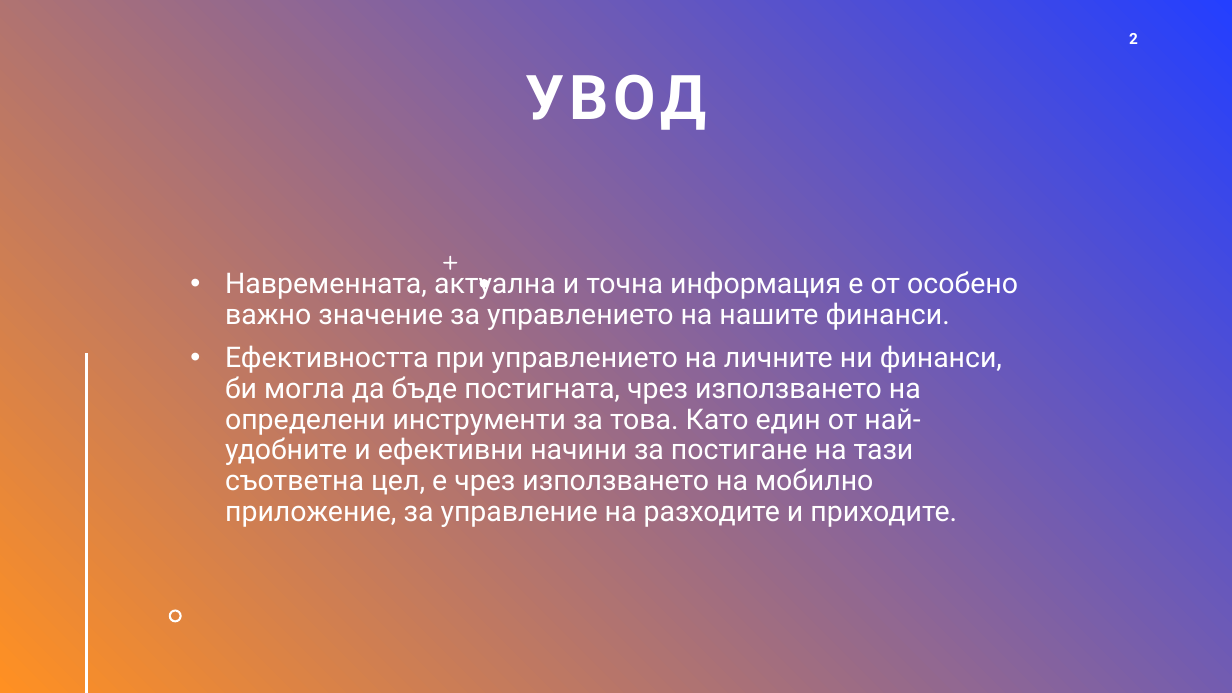
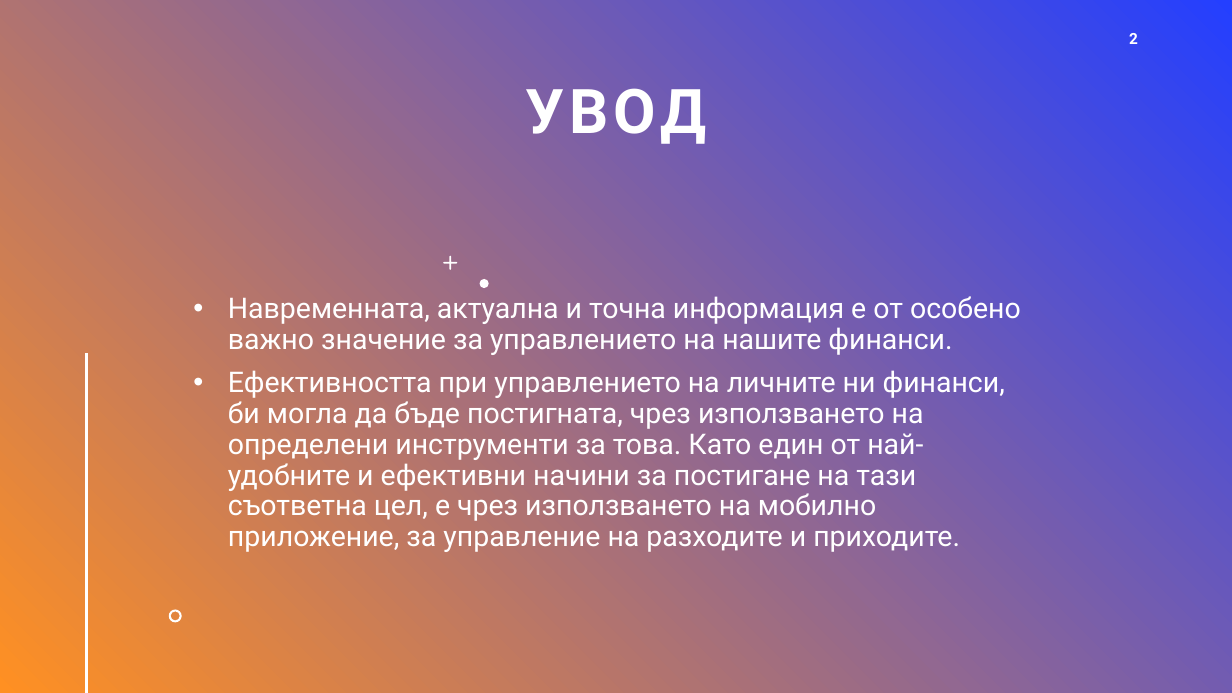
Before and after one commit to magopyan/Pocket-Finances, a slide deck: slide 2 of Documentation/Final Presentation/Presentation.pptx. Drawn at 1232x693 pixels with LibreOffice and Linux fonts; fonts in the diff are those of the drawing. Boxes give left, top, right and bottom in pixels: in the first picture for what was removed or moved away, otherwise in the second. Text is boxed around its words. In the diff, an @@ line names an element or a change of style, - is before the commit and + after.

```diff
--- a/Documentation/Final Presentation/Presentation.pptx
+++ b/Documentation/Final Presentation/Presentation.pptx
@@ title "УВОД": place and size @@
-title "УВОД" at [525,74,706,130]
+title "УВОД" at [525,88,706,144]
@@ text "Навременната, актуална и точна информация ..." rewrapped from [225,266,1018,527] to [228,296,1021,552] @@
```
Also in this commit, not shown: 9 other slides changed, 4 slides added, 2 slides removed, 2 other files.
